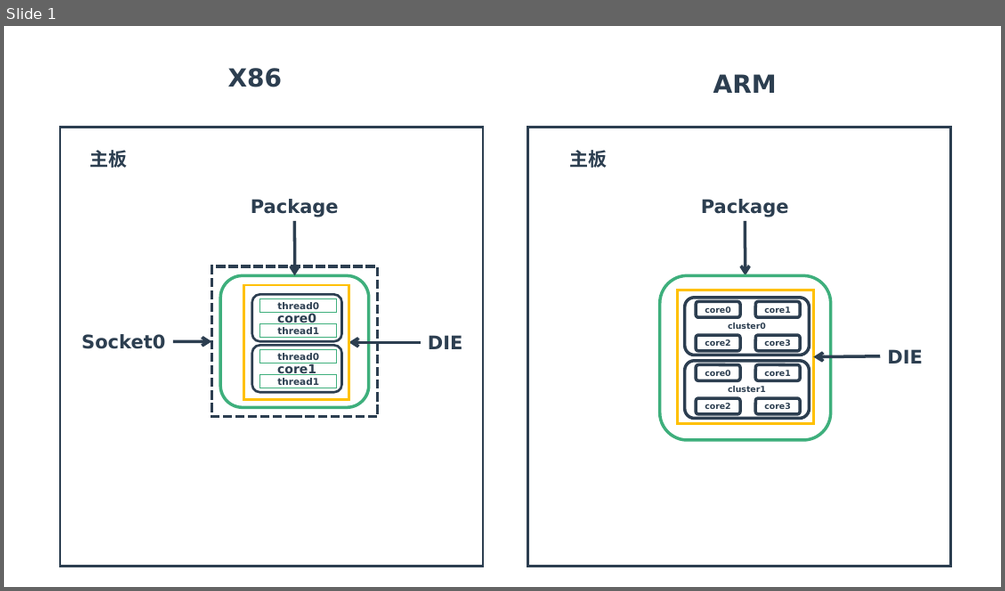
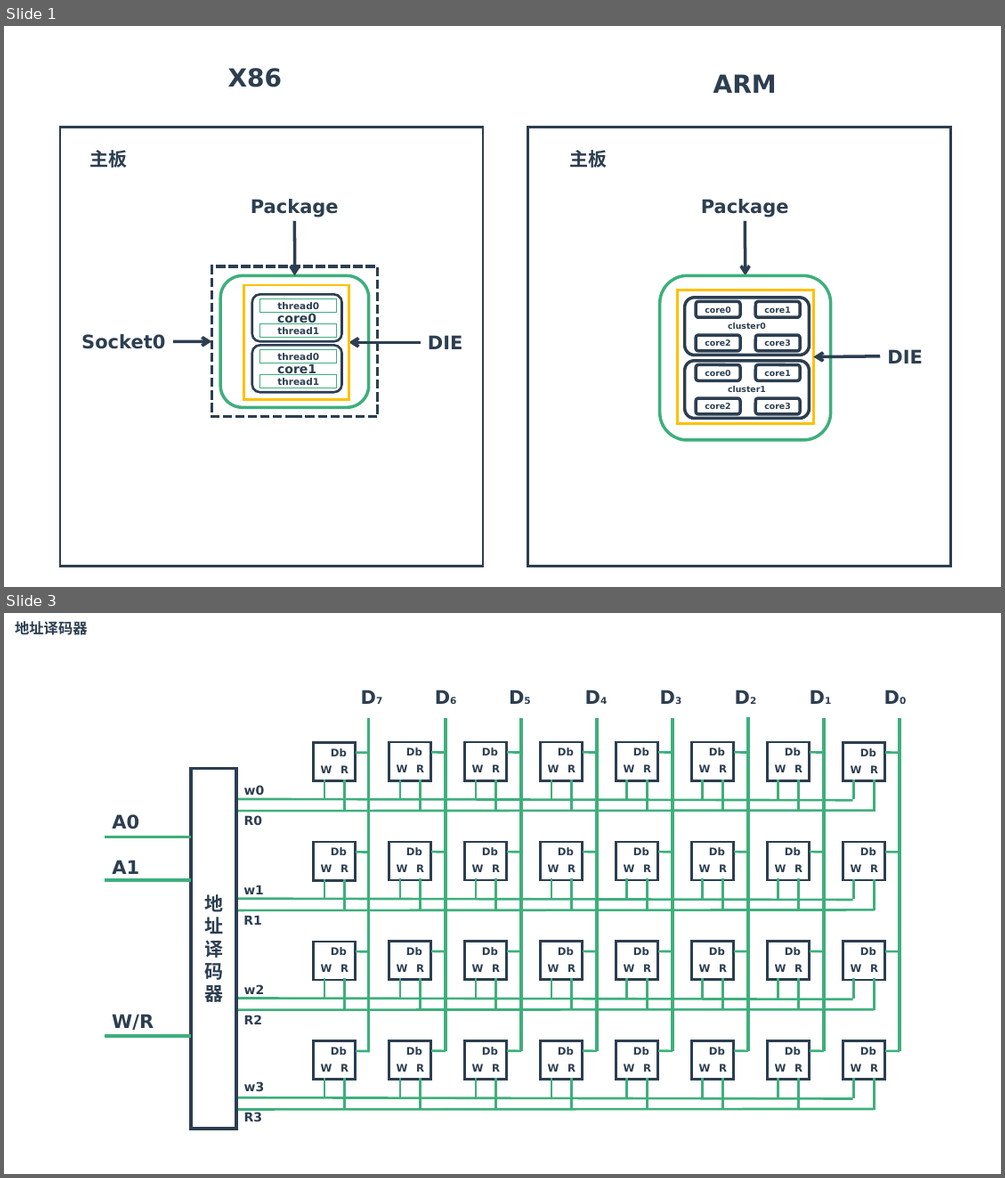
Before and after one commit to zaiqiang-dong/zaiqiang, a slide deck: picture/hardware/hardware/cpu.pptx. Shown one above the other, each under a label of ours: slide 1 before the commit, slides 1 and 3 after it; the slides between them are not shown. The pictures are 1005x591 and 1005x1178 pixels, drawn with LibreOffice and Linux fonts; fonts in the diff are those of the drawing. Boxes give left, top, right and bottom in pixels: in the first picture for what was removed or moved away, otherwise in the second. Text is boxed around its words. In the diff, an @@ line names an element or a change of style, - is before the commit and + after.

```diff
--- a/picture/hardware/hardware/cpu.pptx
+++ b/picture/hardware/hardware/cpu.pptx
@@ slide 3 added at bbox=[4, 613, 1001, 1174], background #FFFFFF @@
@@ text added at bbox=[15, 621, 88, 635], 14 pt, text #2C3E50, bold @@
+地址译码器
@@ text added at bbox=[353, 682, 923, 712], 18 pt, text #2C3E50, bold @@
+D7 D6 D5 D4 D3 D2 D1 D0
@@ line added from (369, 1051) to (369, 718), #3EAF7C 3 pt @@
@@ line added from (446, 1051) to (446, 718), #3EAF7C 3 pt @@
@@ line added from (521, 1051) to (521, 718), #3EAF7C 3 pt @@
@@ line added from (597, 1051) to (597, 718), #3EAF7C 3 pt @@
@@ line added from (672, 1051) to (672, 718), #3EAF7C 3 pt @@
@@ line added from (748, 1051) to (748, 718), #3EAF7C 3 pt @@
@@ line added from (825, 1051) to (825, 718), #3EAF7C 3 pt @@
@@ line added from (900, 1051) to (900, 718), #3EAF7C 3 pt @@
@@ rectangle added at bbox=[191, 769, 236, 1128], outline #2C3E50 3 pt, 18 pt, text #2C3E50, bold @@
+地址译码器
@@ text added at bbox=[244, 785, 265, 827], 12 pt, text #2C3E50, bold @@
+w0
+R0
@@ group added at bbox=[236, 742, 900, 811]: 26 lines, 24 texts, 8 rectangles @@
+W
+R
+Db
+W
+R
+Db
+W
+R
+Db
+W
+R
+Db
+W
+R
+Db
+W
+R
+Db
+W
+R
+Db
+W
+R
+Db
@@ text added at bbox=[112, 814, 139, 829], 18 pt, text #2C3E50, bold @@
+A0
@@ line added from (105, 836) to (191, 836), #3EAF7C 3 pt @@
@@ text added at bbox=[112, 860, 139, 874], 18 pt, text #2C3E50, bold @@
+A1
@@ group added at bbox=[236, 842, 900, 910]: 26 lines, 24 texts, 8 rectangles @@
+W
+R
+Db
+W
+R
+Db
+W
+R
+Db
+W
+R
+Db
+W
+R
+Db
+W
+R
+Db
+W
+R
+Db
+W
+R
+Db
@@ line added from (105, 880) to (191, 880), #3EAF7C 3 pt @@
@@ text added at bbox=[243, 884, 264, 925], 12 pt, text #2C3E50, bold @@
+w1
+R1
@@ text added at bbox=[244, 984, 265, 1024], 12 pt, text #2C3E50, bold @@
+w2
+R2
@@ group added at bbox=[236, 941, 900, 1010]: 26 lines, 24 texts, 8 rectangles @@
+W
+R
+Db
+W
+R
+Db
+W
+R
+Db
+W
+R
+Db
+W
+R
+Db
+W
+R
+Db
+W
+R
+Db
+W
+R
+Db
@@ line added from (105, 1037) to (191, 1037), #3EAF7C 3 pt @@
@@ text added at bbox=[112, 1013, 154, 1030], 18 pt, text #2C3E50, bold @@
+W/R
@@ text added at bbox=[244, 1081, 265, 1121], 12 pt, text #2C3E50, bold @@
+w3
+R3
@@ group added at bbox=[236, 1041, 900, 1110]: 26 lines, 24 texts, 8 rectangles @@
+W
+R
+Db
+W
+R
+Db
+W
+R
+Db
+W
+R
+Db
+W
+R
+Db
+W
+R
+Db
+W
+R
+Db
+W
+R
+Db
```
Also in this commit, not shown: 4 other slides added, 6 other files.
